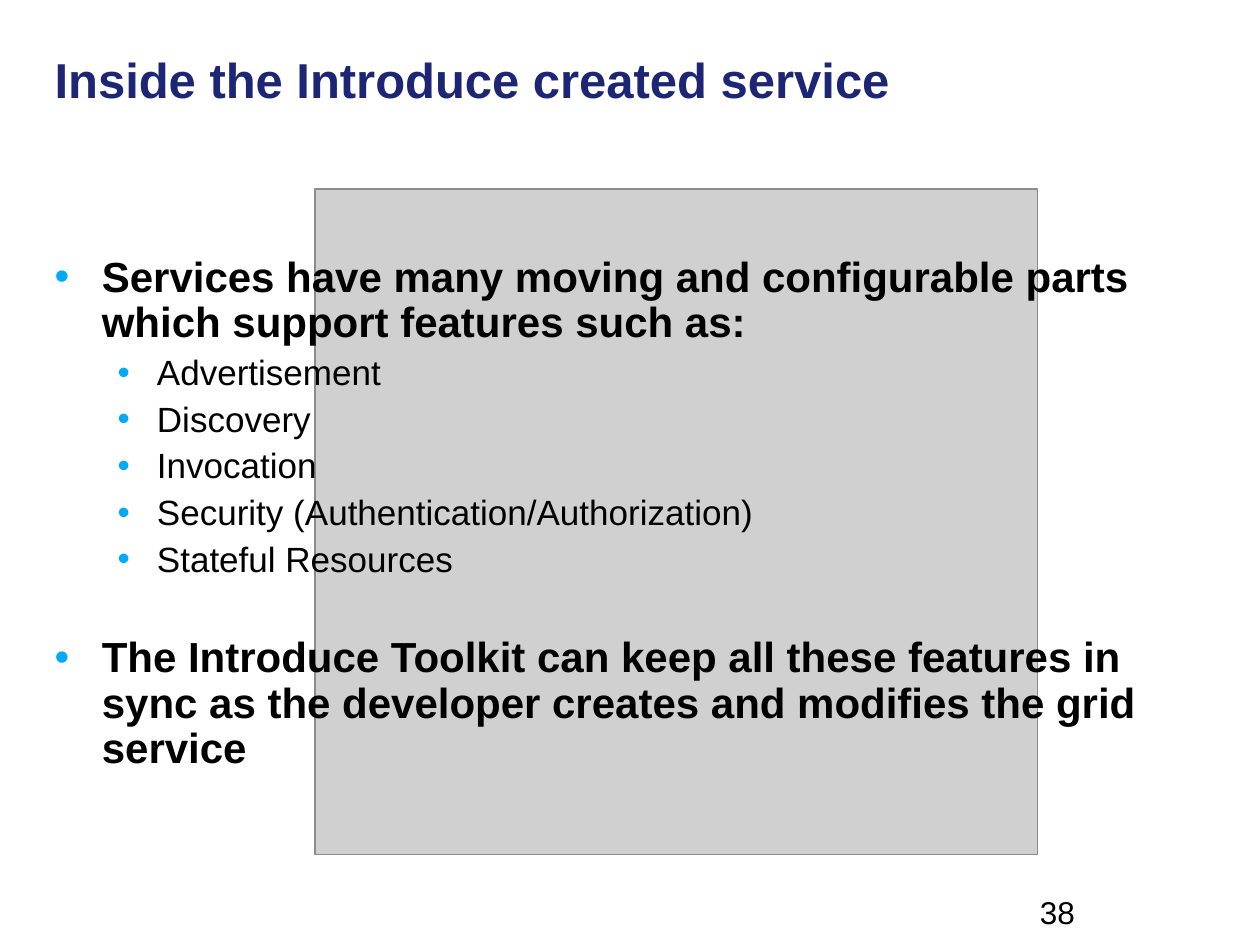
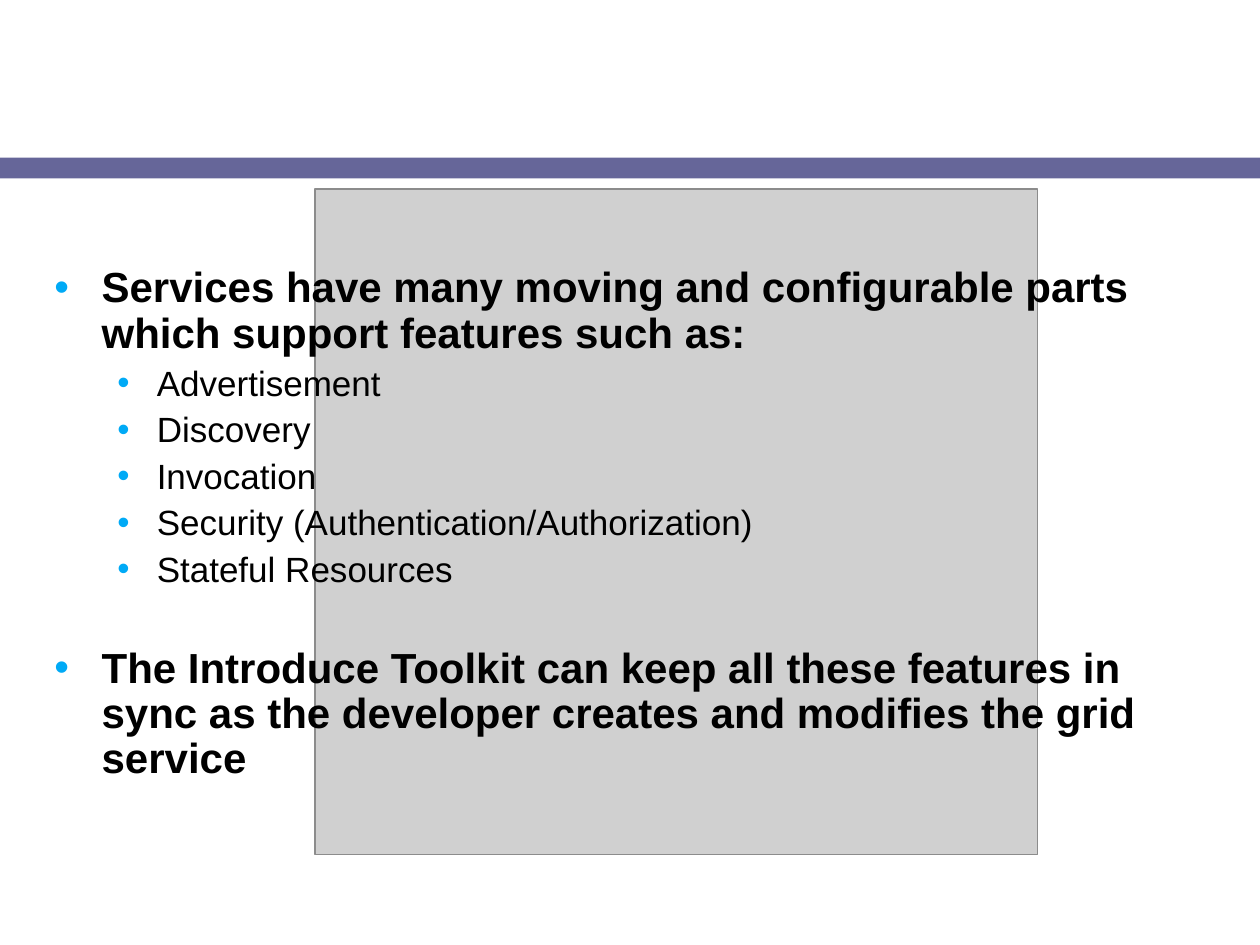
Before and after one commit to NCIP/cagrid-docs, a slide deck: slide 34 of presentations/2008_AnnualMeeting/breakouts/caGrid_Introduce.ppt (slide 38 before the commit). Drawn at 1260x945 pixels with LibreOffice and Linux fonts; fonts in the diff are those of the drawing; grey boxes stand for pictures; background and template pictures are left out. Boxes give left, top, right and bottom in pixels: in the first picture for what was removed or moved away, otherwise in the second. Text is boxed around its words. In the diff, an @@ line names an element or a change of style, - is before the commit and + after.

```diff
--- a/presentations/2008_AnnualMeeting/breakouts/caGrid_Introduce.ppt
+++ b/presentations/2008_AnnualMeeting/breakouts/caGrid_Introduce.ppt
@@ title "Inside the Introduce created service" at (x1=42, y1=0, x2=987, y2=147): size 28 to 24 pt, text colour #1C2674 to #FFFFFF @@
@@ rounded rectangle added at (x1=0, y1=158, x2=1260, y2=179), fill #666699 @@
@@ text "Services have many moving and ..." moved from (x1=102, y1=259, x2=1135, y2=764) to (x1=102, y1=269, x2=1135, y2=774) @@
@@ page number removed at (x1=1040, y1=902, x2=1075, y2=925) @@
-38
```
Also in this commit, not shown: 36 other slides changed, 4 slides removed.
